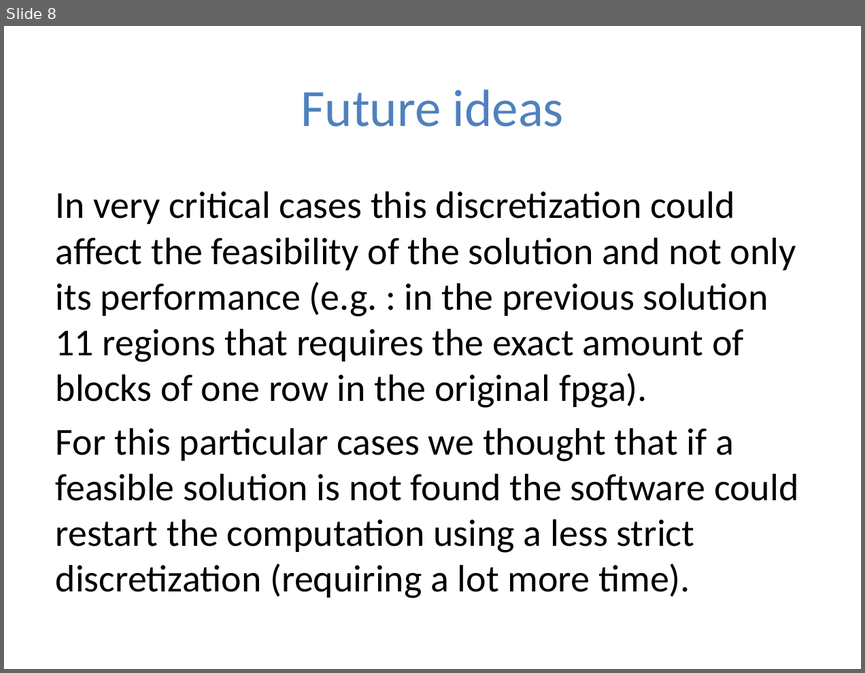
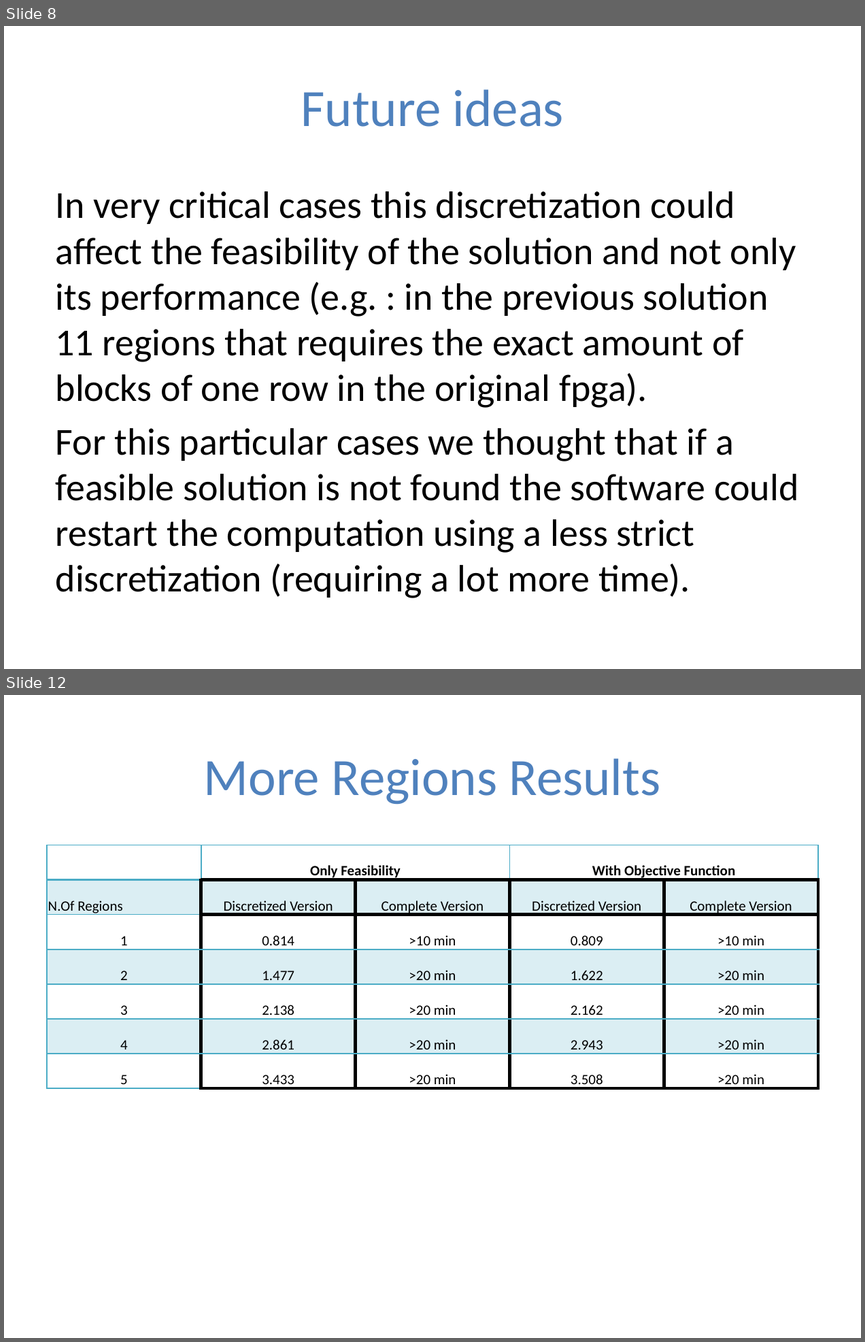
Before and after one commit to andreino7/FloorPlacer, a slide deck: ResultPresentation.pptx. Shown one above the other, each under a label of ours: slide 8 before the commit, slides 8 and 12 after it; the slides between them are not shown. The pictures are 865x673 and 865x1342 pixels, drawn with LibreOffice and Linux fonts; fonts in the diff are those of the drawing. Boxes give left, top, right and bottom in pixels: in the first picture for what was removed or moved away, otherwise in the second. Text is boxed around its words. In the diff, an @@ line names an element or a change of style, - is before the commit and + after.

```diff
--- a/ResultPresentation.pptx
+++ b/ResultPresentation.pptx
@@ slide 12 added at box(4, 695, 861, 1338), background #FFFFFF @@
@@ title added at box(204, 758, 661, 804), 44 pt, text #4F81BD @@
+More Regions Results
@@ table added at box(47, 845, 818, 1091), 7 rows, 5 columns @@
+ | Only Feasibility |  | With Objective Function | 
+N.Of Regions | Discretized Version | Complete Version | Discretized Version | Complete Version
+1 | 0.814 | >10 min | 0.809 | >10 min
+2 | 1.477 | >20 min | 1.622 | >20 min
+3 | 2.138 | >20 min | 2.162 | >20 min
+4 | 2.861 | >20 min | 2.943 | >20 min
+5 | 3.433 | >20 min | 3.508 | >20 min
```
Also in this commit, not shown: 3 other slides added, 1 slide removed.
